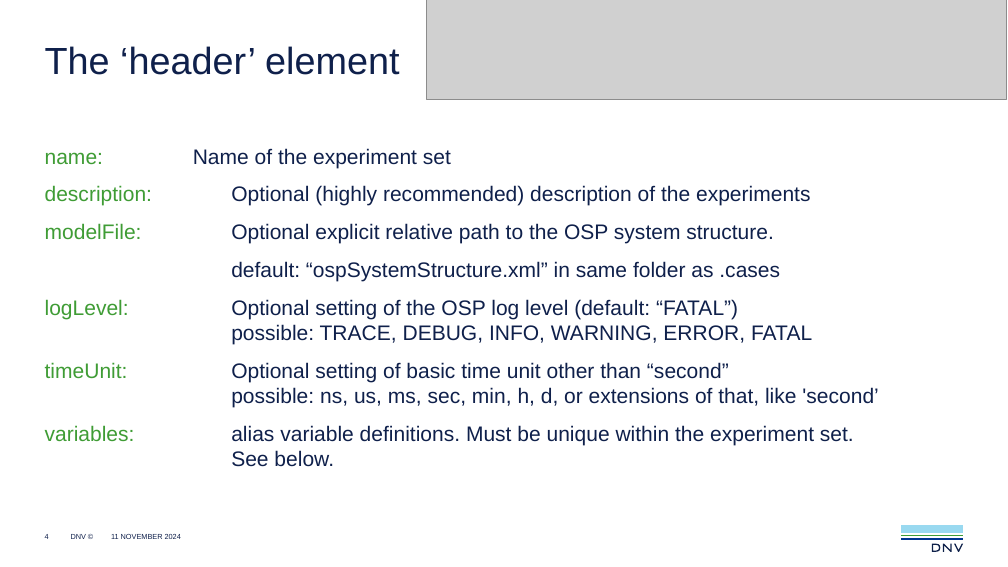
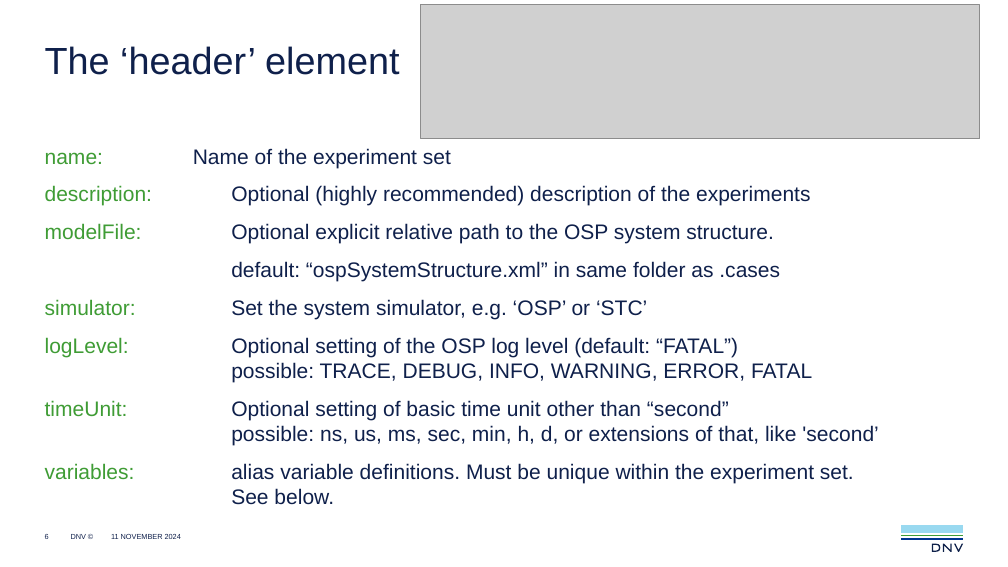
Before and after one commit to dnv-opensource/sim-explorer, a slide deck: slide 6 of docs/source/sim-explorer.pptx (slide 4 before the commit). Drawn at 1008x567 pixels with LibreOffice and Linux fonts; fonts in the diff are those of the drawing; grey boxes stand for pictures. Boxes give left, top, right and bottom in pixels: in the first picture for what was removed or moved away, otherwise in the second. Text is boxed around its words. In the diff, an @@ line names an element or a change of style, - is before the commit and + after.

```diff
--- a/docs/source/sim-explorer.pptx
+++ b/docs/source/sim-explorer.pptx
@@ picture: place and size @@
-picture at <box>426,0,1006,100</box>
+picture at <box>420,5,980,138</box>
@@ text at <box>45,299,647,319</box>: paragraph added @@
+simulator: Set the system simulator, e.g. ‘OSP’ or ‘STC’
```
Also in this commit, not shown: 4 other slides changed, 2 slides added.
